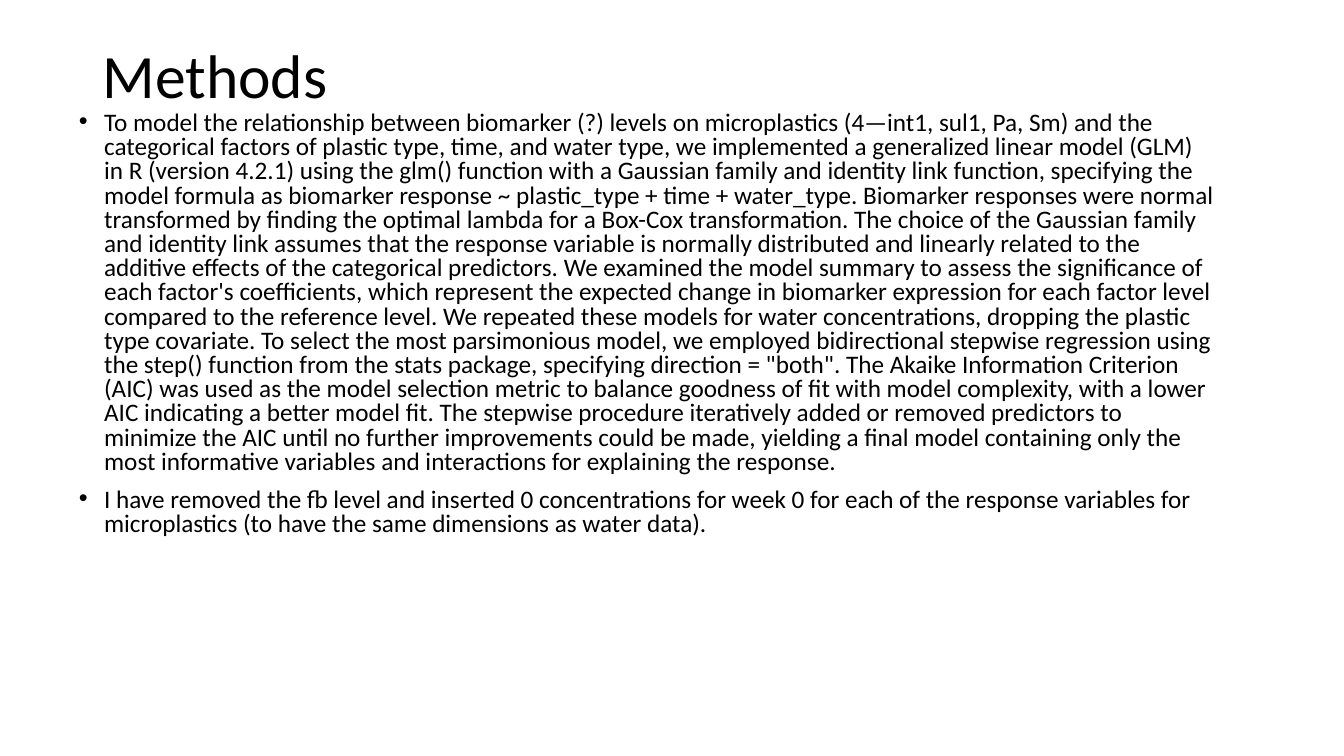
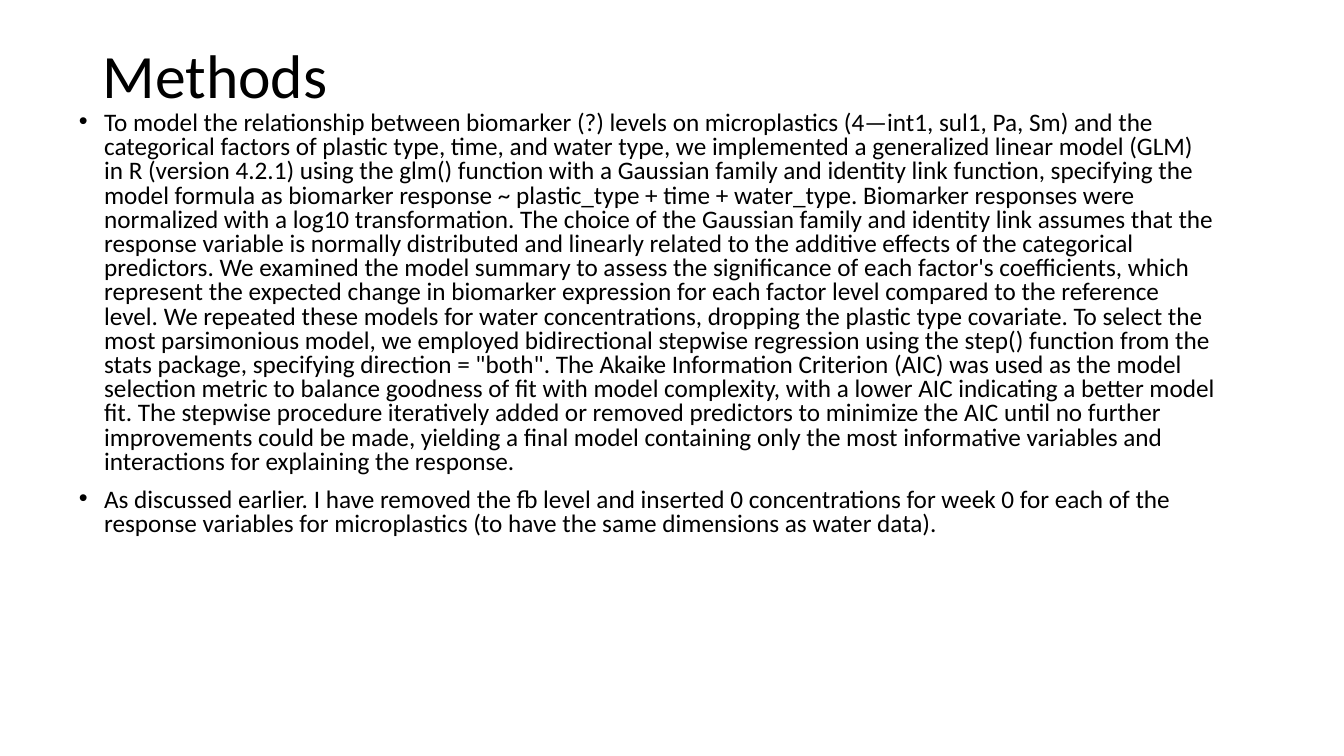
Before and after one commit to microbial-genomics/eytcheson_microplastics, a slide deck: slide 1 of pptx/glm_microplastics_water_v3.pptx. Drawn at 1344x756 pixels with LibreOffice and Linux fonts; fonts in the diff are those of the drawing. Boxes give left, top, right and bottom in pixels: in the first picture for what was removed or moved away, otherwise in the second. Text is boxed around its words. In the diff, an @@ line names an element or a change of style, - is before the commit and + after.

```diff
--- a/pptx/glm_microplastics_water_v3.pptx
+++ b/pptx/glm_microplastics_water_v3.pptx
@@ text at [104,113,1214,536]: text changed @@
-• To model the relationship between biomarker (?) levels on microplastics (4—int1, sul1, Pa, Sm) and the categorical factors of plastic type, time, and water type, we implemented a generalized linear model (GLM) in R (version 4.2.1) using the glm() function with a Gaussian family and identity link function, specifying the model formula as biomarker response ~ plastic_type + time + water_type. Biomarker responses were normal transformed by finding the optimal lambda for a Box-Cox transformation. The choice of the Gaussian family and identity link assumes that the response variable is normally distributed and linearly related to the additive effects of the categorical predictors. We examined the model summary to assess the significance of each factor's coefficients, which represent the expected change in biomarker expression for each factor level compared to the reference level. We repeated these models for water concentrations, dropping the plastic type covariate. To select the most parsimonious model, we employed bidirectional stepwise regression using the step() function from the stats package, specifying direction = "both". The Akaike Information Criterion (AIC) was used as the model selection metric to balance goodness of fit with model complexity, with a lower AIC indicating a better model fit. The stepwise procedure iteratively added or removed predictors to minimize the AIC until no further improvements could be made, yielding a final model containing only the most informative variables and interactions for explaining the response.
-• I have removed the fb level and inserted 0 concentrations for week 0 for each of the response variables for microplastics (to have the same dimensions as water data).
+• To model the relationship between biomarker (?) levels on microplastics (4—int1, sul1, Pa, Sm) and the categorical factors of plastic type, time, and water type, we implemented a generalized linear model (GLM) in R (version 4.2.1) using the glm() function with a Gaussian family and identity link function, specifying the model formula as biomarker response ~ plastic_type + time + water_type. Biomarker responses were normalized with a log10 transformation. The choice of the Gaussian family and identity link assumes that the response variable is normally distributed and linearly related to the additive effects of the categorical predictors. We examined the model summary to assess the significance of each factor's coefficients, which represent the expected change in biomarker expression for each factor level compared to the reference level. We repeated these models for water concentrations, dropping the plastic type covariate. To select the most parsimonious model, we employed bidirectional stepwise regression using the step() function from the stats package, specifying direction = "both". The Akaike Information Criterion (AIC) was used as the model selection metric to balance goodness of fit with model complexity, with a lower AIC indicating a better model fit. The stepwise procedure iteratively added or removed predictors to minimize the AIC until no further improvements could be made, yielding a final model containing only the most informative variables and interactions for explaining the response.
+• As discussed earlier. I have removed the fb level and inserted 0 concentrations for week 0 for each of the response variables for microplastics (to have the same dimensions as water data).
```
Also in this commit, not shown: 26 other slides changed, 2 slides added, 8 other files.
